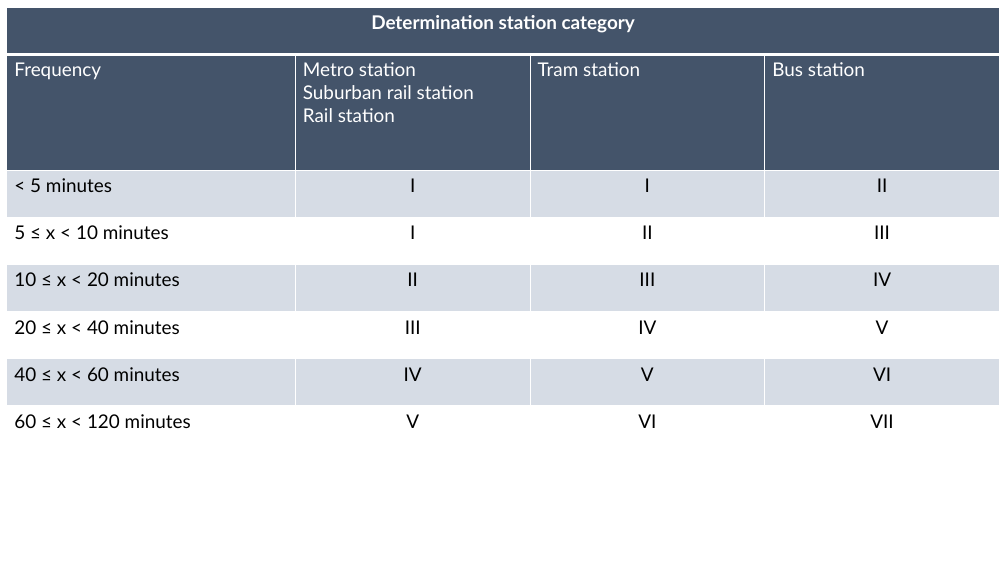
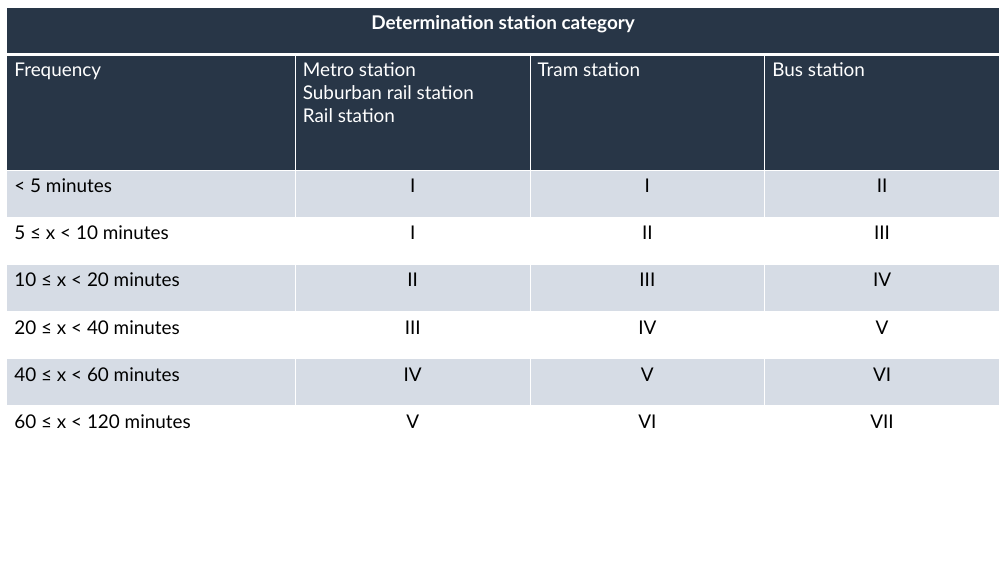
Before and after one commit to goat-community/goat, a slide deck: slide 2 of apps/docs/static/img/toolbox/accessibility_indicators/gueteklassen/ÖV Güteklassen Docs.pptx. Drawn at 1008x567 pixels with LibreOffice and Linux fonts; fonts in the diff are those of the drawing. Boxes give left, top, right and bottom in pixels: in the first picture for what was removed or moved away, otherwise in the second. Text is boxed around its words. In the diff, an @@ line names an element or a change of style, - is before the commit and + after.

```diff
--- a/apps/docs/static/img/toolbox/accessibility_indicators/gueteklassen/ÖV Güteklassen Docs.pptx
+++ b/apps/docs/static/img/toolbox/accessibility_indicators/gueteklassen/ÖV Güteklassen Docs.pptx
@@ table at <box>7,8,999,453</box> @@
@@ fill #44546A to #283647 in 5 cells @@
```
Also in this commit, not shown: 3 other slides changed, 9 other files.
